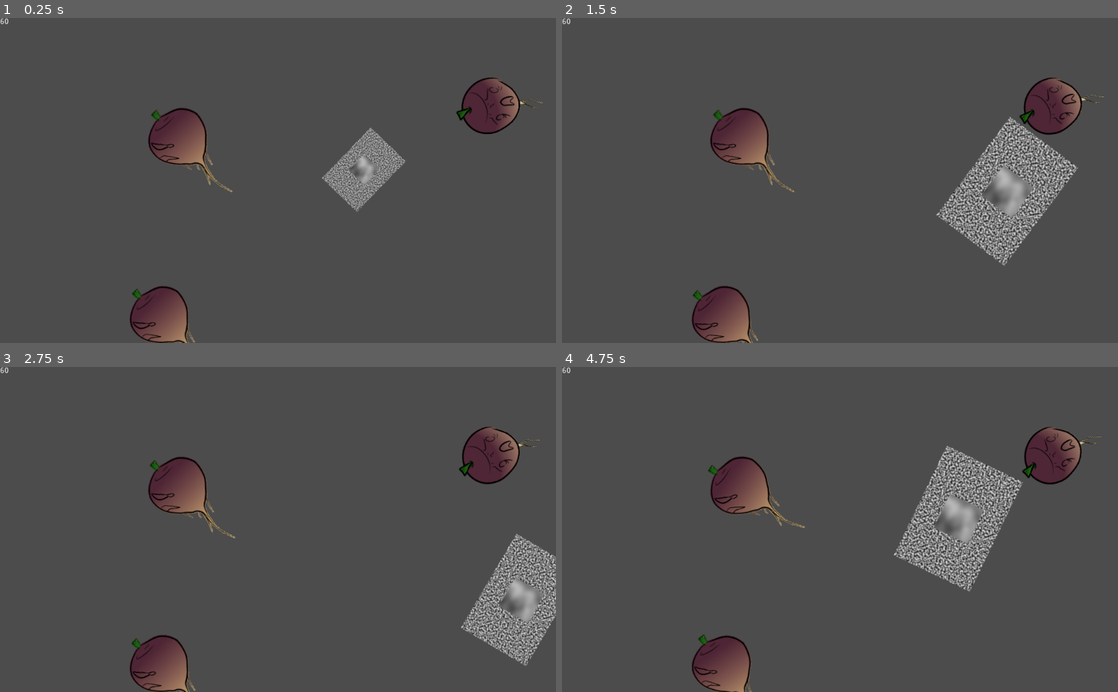
Above: before the commit, frames 1-4 (two rows, left to right).
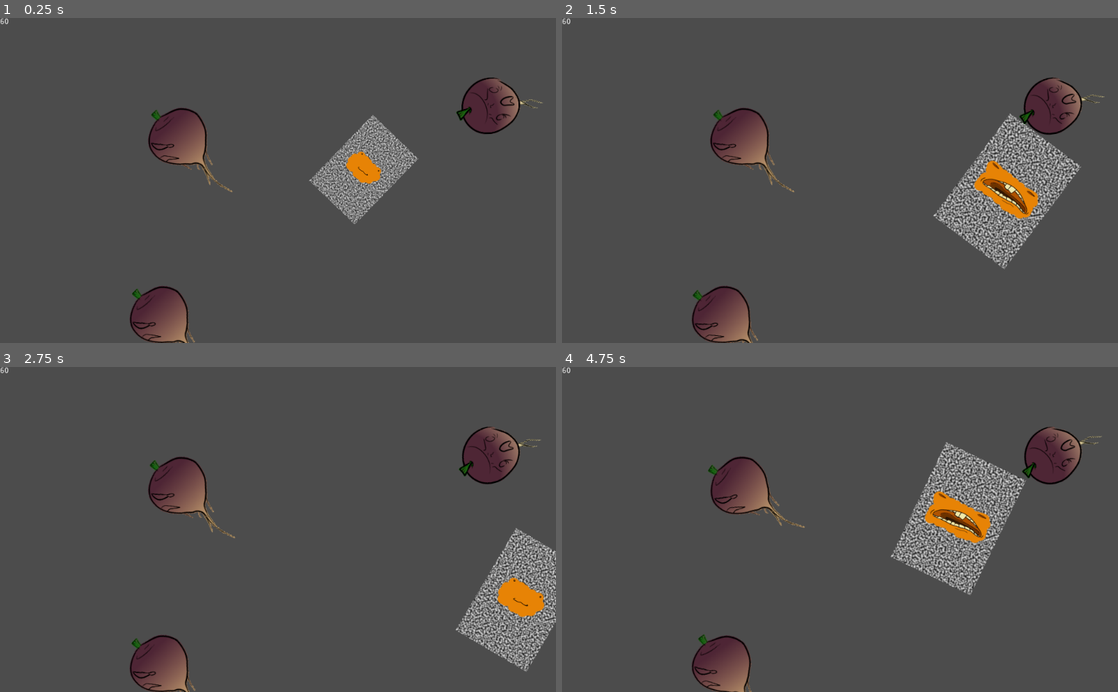
Above: after the commit, the same moments.

Repository: Nopey/carnival
Game: Godot game, scene res://Claw/Game.tscn
Two runs of this game, one before a commit and one after it. Both use one fixed random seed, a clock stepped at 60 frames per second and the inputs below.
Inputs:
- Up to frame 1 (0.25 s): no input
- Up to frame 2 (1.5 s): tap Enter (ui_accept) at 0.5, 0.77 s; hold Right (ui_right) 0.53-1.28 s; hold Down (ui_down) from 1.28 s (still down)
- Up to frame 3 (2.75 s): tap Enter (ui_accept) at 1.52 s; release Down (ui_down) at 2.03 s; hold Right (ui_right) from 2.03 s (still down)
- Up to frame 4 (4.75 s): release Right (ui_right) at 2.78 s; hold Up (ui_up) 2.78-3.53 s; tap Enter (ui_accept) at 3.02, 3.77, 4.52 s; hold Left (ui_left) from 3.53 s (still down)

The runs differ from the first frame. In frame 1, 2.3% of the frame differs, in the area x 30-97%, y 25-100%; in frame 2, 4.7%, in the area x 32-98%, y 22-100%; in frame 3, 3.4%; in frame 4, 4.6%.

Commit message:
Add more art, use sfx, make faces when eating

Diff:
--- a/Claw/Game.tscn
+++ b/Claw/Game.tscn
@@ -17,11 +17,14 @@
 
 [node name="Turnip" parent="." instance=ExtResource( 1 )]
 position = Vector2( 330, 226 )
+turnip_arts = [ "res://Claw/turnip_inanimate1.png", "res://Claw/turnip_inanimate2.png" ]
 
 [node name="Turnip2" parent="." instance=ExtResource( 1 )]
 position = Vector2( 905, 161 )
 turnip_id = 1
+turnip_arts = [ "res://Claw/turnip_inanimate1.png", "res://Claw/turnip_inanimate2.png" ]
 
 [node name="Turnip3" parent="." instance=ExtResource( 1 )]
 position = Vector2( 296, 555 )
 turnip_id = 2
+turnip_arts = [ "res://Claw/turnip_inanimate1.png", "res://Claw/turnip_inanimate2.png" ]
--- a/Claw/Player.gd
+++ b/Claw/Player.gd
@@ -5,8 +5,8 @@
 export var speed: float = 200
 
 # Called when the node enters the scene tree for the first time.
-#func _ready():
-#	pass # Replace with function body.
+func _ready():
+	transition_to(BobState.IDLE)
 
 
 # Called every frame. 'delta' is the elapsed time since the previous frame.
@@ -38,13 +38,22 @@
 	UP,
 	UP_GOTCHA # got the turnip
 }
+
+onready var bob_mouths = {
+	BobState.IDLE:		load("res://Claw/carrot_face.png"),
+	BobState.DOWN:		load("res://Claw/carrot_face_down.png"),
+	BobState.DOWN_HOLD:	load("res://Claw/carrot_face_down_hold.png"),
+	BobState.UP:		load("res://Claw/carrot_face.png"),
+	BobState.UP_GOTCHA:	load("res://Claw/carrot_face.png")
+}
+
 var bob_state = BobState.IDLE
 var state_progress = 0
 
-const BOB_DOWN_LENGTH: float = 3.0
-const BOB_DOWN_HOLD_LENGTH: float = 0.3
+const BOB_DOWN_LENGTH: float = 2.5
+const BOB_DOWN_HOLD_LENGTH: float = 0.5
 
-const BOB_IDLE_SCALE: float = 0.5
+const BOB_IDLE_SCALE: float = 0.65
 const BOB_DOWN_SCALE: float = 1.0
 
 func bob_for_turnips(delta):
@@ -100,38 +109,23 @@
 			return INF
 
 func transition_to(state):
-	if state == bob_state:
-		# no-op
-		return
-
-	print("BobState transition: ", BobState.keys()[bob_state], " to ", BobState.keys()[state])
-
 	# from-state
 	state_progress -= get_state_length()
 	match bob_state:
 		BobState.IDLE:
 			state_progress = 0
 		BobState.UP_GOTCHA:
-			gotcha.queue_free() # TODO: hold turnip in mouth
+			gotcha.queue_free()
 			gotcha = null
-			# TODO: remove grabbed turnip, increase points
+			# TODO: increase points
 
 	bob_state = state
 
 	# to-state
-	# TODO: SET GRAPHICS
+	$Mouth/Sprite.texture = bob_mouths[bob_state]
 	match bob_state:
-		BobState.DOWN:
-			pass
-		BobState.DOWN_HOLD:
-			pass
-		BobState.UP:
-			pass
 		BobState.UP_GOTCHA:
-			$sfx.play()
-			pass
-		BobState.IDLE:
-			pass
+			$bite_sfx.play()
 
 func get_next_state():
 	match bob_state:
@@ -158,4 +152,5 @@
 	turnip.get_parent().remove_child(turnip)
 	add_child(turnip)
 	turnip.set_owner(self)
+	# TODO: move turnip towards center of mouth? or just use a small hitbox..
 	turnip.global_transform = turnip_transform
--- a/Claw/Player.tscn
+++ b/Claw/Player.tscn
@@ -1,7 +1,8 @@
-[gd_scene load_steps=9 format=2]
+[gd_scene load_steps=8 format=2]
 
 [ext_resource path="res://Claw/Player.gd" type="Script" id=1]
 [ext_resource path="res://Claw/sounds/bite.wav" type="AudioStream" id=2]
+[ext_resource path="res://Claw/carrot_face_down_hold.png" type="Texture" id=3]
 
 [sub_resource type="CapsuleShape2D" id=1]
 radius = 100.0
@@ -16,15 +17,8 @@
 height = 260
 noise = SubResource( 2 )
 
-[sub_resource type="CircleShape2D" id=4]
-radius = 50.0
-
-[sub_resource type="OpenSimplexNoise" id=5]
-
-[sub_resource type="NoiseTexture" id=6]
-width = 80
-height = 80
-noise = SubResource( 5 )
+[sub_resource type="CapsuleShape2D" id=4]
+height = 40.0
 
 [node name="Player" type="Area2D"]
 script = ExtResource( 1 )
@@ -39,11 +33,12 @@
 [node name="Mouth" type="Area2D" parent="."]
 position = Vector2( 1, 0 )
 
+[node name="Sprite" type="Sprite" parent="Mouth"]
+texture = ExtResource( 3 )
+
 [node name="CollisionShape2D" type="CollisionShape2D" parent="Mouth"]
+rotation = 1.5708
 shape = SubResource( 4 )
 
-[node name="Sprite" type="Sprite" parent="Mouth"]
-texture = SubResource( 6 )
-
-[node name="sfx" type="AudioStreamPlayer2D" parent="."]
+[node name="bite_sfx" type="AudioStreamPlayer2D" parent="."]
 stream = ExtResource( 2 )
--- a/Claw/Turnip.gd
+++ b/Claw/Turnip.gd
@@ -3,22 +3,12 @@
 
 export var turnip_id: int
 
-const turnip_arts = [
-	"res://Claw/turnip_inanimate1.png",
-	"res://Claw/turnip_inanimate2.png"
-]
-
+export(Array, Texture) var turnip_arts
 
 # Called when the node enters the scene tree for the first time.
 func _ready():
 	var turnip_art = turnip_arts[turnip_id % turnip_arts.size()]
-
-	var texture = ImageTexture.new()
-	var image = Image.new()
-	image.load(turnip_art)
-	texture.create_from_image(image)
-	$Sprite.texture = texture
-
+	$Sprite.texture = load(turnip_art)
 
 # Called every frame. 'delta' is the elapsed time since the previous frame.
 func _process(delta):
--- a/Claw/Turnip.tscn
+++ b/Claw/Turnip.tscn
@@ -1,13 +1,15 @@
-[gd_scene load_steps=4 format=2]
+[gd_scene load_steps=5 format=2]
 
 [ext_resource path="res://Claw/Turnip.gd" type="Script" id=1]
-[ext_resource path="res://Claw/turnip_inanimate2.png" type="Texture" id=2]
+[ext_resource path="res://Claw/turnip_inanimate1.png" type="Texture" id=2]
+[ext_resource path="res://Claw/turnip_inanimate2.png" type="Texture" id=3]
 
 [sub_resource type="CircleShape2D" id=7]
 radius = 50.0
 
 [node name="Turnip" type="Area2D"]
 script = ExtResource( 1 )
+turnip_arts = [ ExtResource( 2 ), ExtResource( 3 ) ]
 
 [node name="Sprite" type="Sprite" parent="."]
 texture = ExtResource( 2 )
Binary file added: Claw/carrot_face.png
Not shown, added: Claw/carrot_face.png.import
Binary file added: Claw/carrot_face_down.png
Not shown, added: Claw/carrot_face_down.png.import
Binary file added: Claw/carrot_face_down_hold.png
Not shown, added: Claw/carrot_face_down_hold.png.import
Not shown, removed: Claw/sfx.ogg.import
